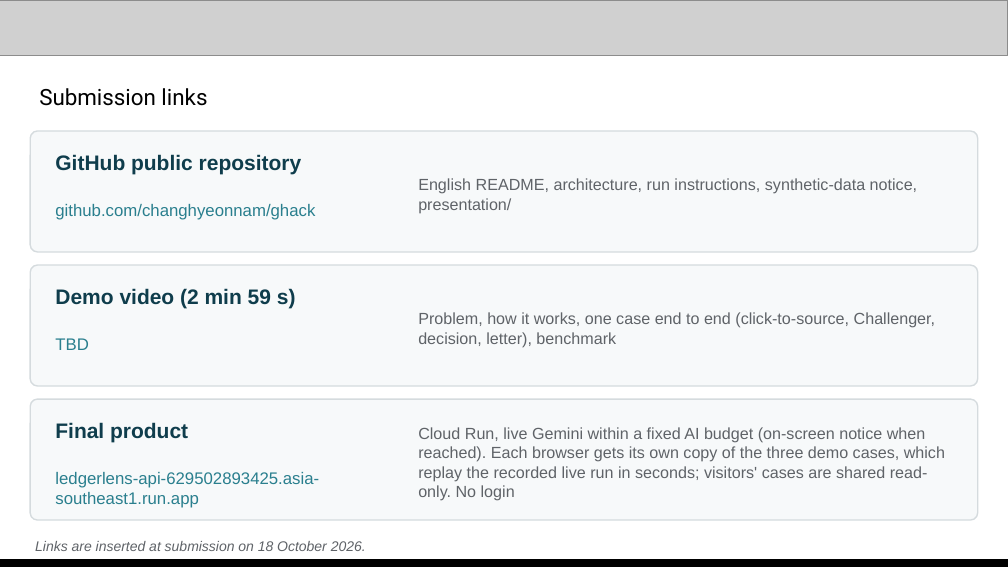
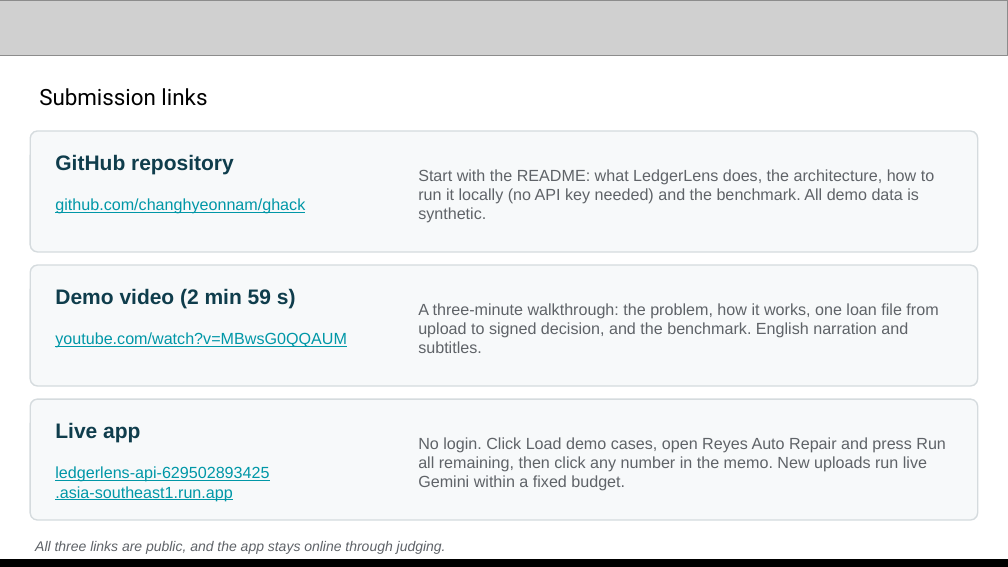
Before and after one commit to changhyeonnam/ghack, a slide deck: slide 14 of presentation/LedgerLens_AI_Builder_Cup_Submission.pptx. Drawn at 1008x567 pixels with LibreOffice and Linux fonts; fonts in the diff are those of the drawing; grey boxes stand for pictures. Boxes give left, top, right and bottom in pixels: in the first picture for what was removed or moved away, otherwise in the second. Text is boxed around its words. In the diff, an @@ line names an element or a change of style, - is before the commit and + after.

Commit message:
Deck: Vietnam-first problem headline, YouTube link, clearer submission links
- Problem slide leads with the 8.8% SME loan figure for Vietnam.
- Links slide: clickable GitHub, YouTube and app links, with plain instructions for
  each (where to start in the README, what the video covers, how to try the app).

```diff
--- a/presentation/LedgerLens_AI_Builder_Cup_Submission.pptx
+++ b/presentation/LedgerLens_AI_Builder_Cup_Submission.pptx
@@ text at [55, 154, 234, 174]: text changed @@
-GitHub public repository
+GitHub repository
@@ text at [418, 169, 934, 223]: text changed @@
-English README, architecture, run instructions, synthetic-data notice, presentation/
+Start with the README: what LedgerLens does, the architecture, how to run it locally (no API key needed) and the benchmark. All demo data is synthetic.
@@ text "github.com/changhyeonnam/ghack" at [55, 198, 305, 214]: size 12 to 11.5 pt, text colour #2A7F8E to #0097A7, underline on @@
@@ text at [418, 303, 938, 353]: text changed @@
-Problem, how it works, one case end to end (click-to-source, Challenger, decision, letter), benchmark
+A three-minute walkthrough: the problem, how it works, one loan file from upload to signed decision, and the benchmark. English narration and subtitles.
@@ text at [55, 332, 347, 348]: text changed; size 12 to 11.5 pt; text colour #2A7F8E to #0097A7 @@
-TBD
+youtube.com/watch?v=MBwsG0QQAUM
@@ text at [55, 422, 140, 442]: text changed @@
-Final product
+Live app
@@ text at [418, 437, 946, 491]: text changed @@
-Cloud Run, live Gemini within a fixed AI budget (on-screen notice when reached). Each browser gets its own copy of the three demo cases, which replay the recorded live run in seconds; visitors' cases are shared read-only. No login
+No login. Click Load demo cases, open Reyes Auto Repair and press Run all remaining, then click any number in the memo. New uploads run live Gemini within a fixed budget.
@@ text at [55, 466, 269, 501]: text changed; size 12 to 11.5 pt; text colour #2A7F8E to #0097A7 @@
-ledgerlens-api-629502893425.asia-southeast1.run.app
+ledgerlens-api-629502893425
+.asia-southeast1.run.app
@@ text at [35, 541, 446, 554]: text changed @@
-Links are inserted at submission on 18 October 2026.
+All three links are public, and the app stays online through judging.
```
Also in this commit, not shown: 1 other slide changed, 2 other files.
